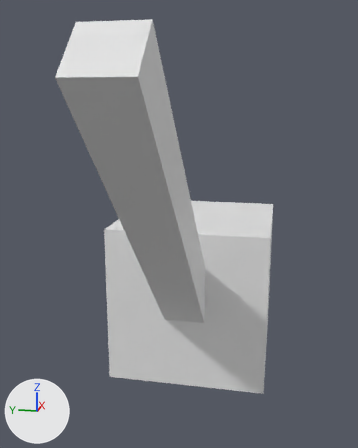
The Blender file Spider Walk Animation.blend as it was, and as the next commit left it.
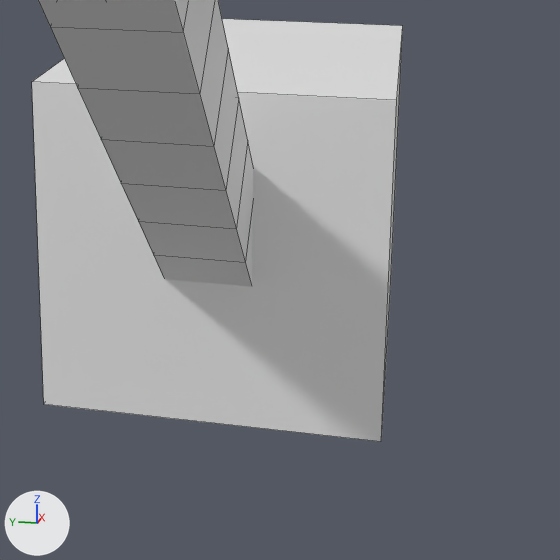
There are two pictures of each version: one whole from a 50 mm camera at (-6.58, -1.05, 4.51) aimed at (-1.34, 0.0, 3.2), one close up on the part from 25% to 96% of the width and 43% to 100% of the height. The axes (+X, +Y, +Z) are drawn at lower left. The lights are the same throughout. The close-ups show mesh edges as thin lines.

The first close-up shows 'Body', 'Leg'.
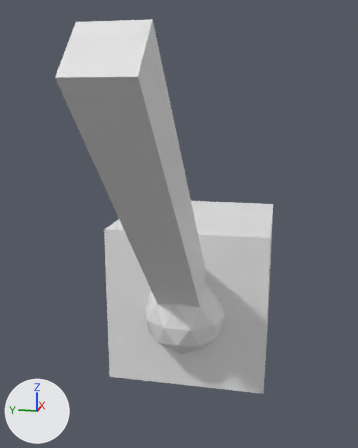
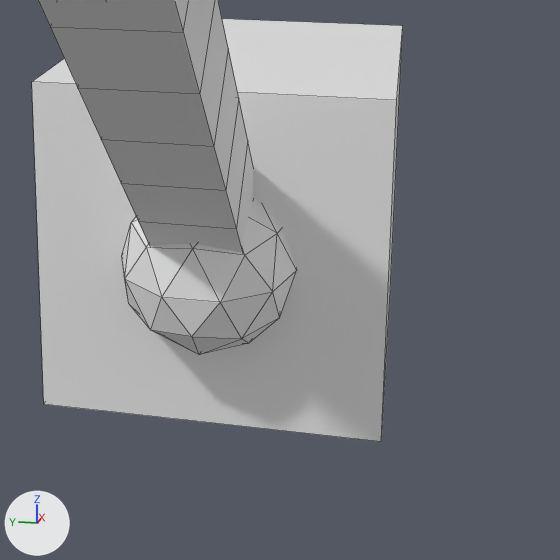
What differs and where, as boxes (x1, y1, x2, y2) in the close-ups (560 x 560 px):
```json
{"object": "Icosphere", "change": "added", "after": [122, 198, 297, 354]}
```

The change, as JSON lines over the scene's bpy script:
```json
{"op": "add", "block": "me_icosphere", "code": ["me_icosphere = bpy.data.meshes.new('Icosphere')", "me_icosphere.from_pydata(...)  # an icosphere of 80 faces spanning x -0.95..0.95, y -1.0..1.0, z -1.0..1.0"]}
{"op": "add", "block": "ob_icosphere", "code": ["ob_icosphere = bpy.data.objects.new('Icosphere', me_icosphere)", "ob_icosphere.parent = ob_body", "ob_icosphere.matrix_parent_inverse = Matrix(((1.0, 0.0, 0.0, 0.0), (0.0, 1.0, 0.0, 0.0), (0.0, 0.0, 1.0, -2.0), (0.0, 0.0, 0.0, 1.0)))", "ob_icosphere.location = (-1.0, 0.0, 2.0)", "ob_icosphere.scale = (0.5, 0.5, 0.5)"]}
```
